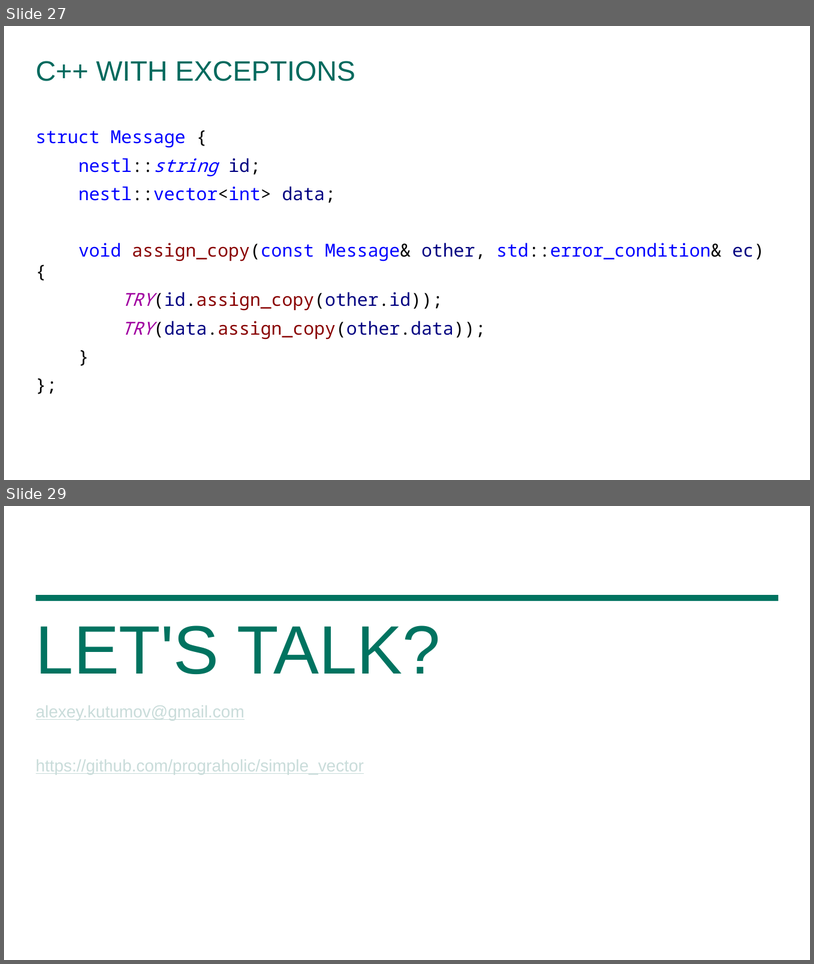
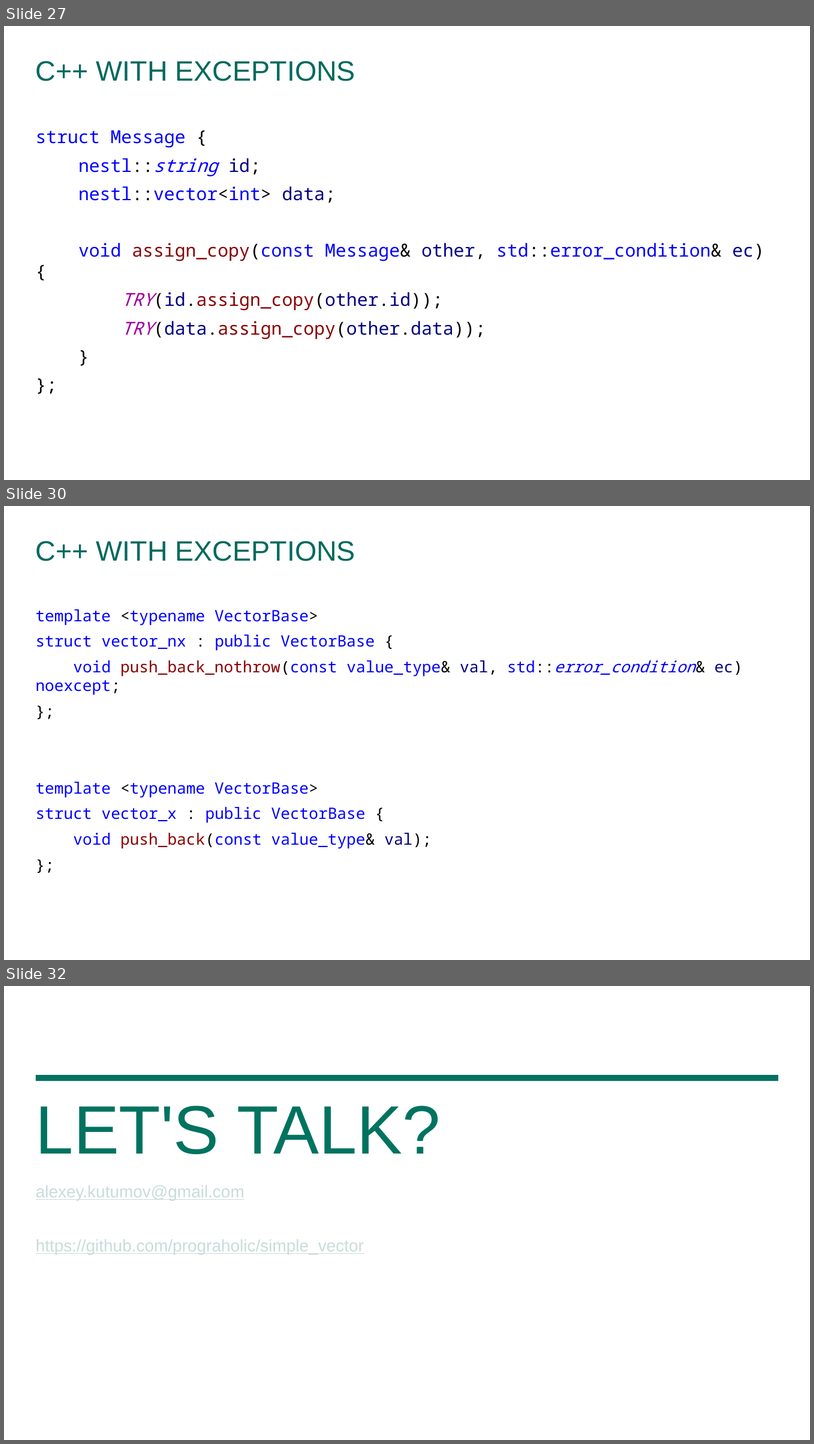
Before and after one commit to prograholic/prograholic.github.io, a slide deck: cpp_russia_2017_24_02_2017/24.02.2017_kutumov.pptx. Shown one above the other, each under a label of ours: slides 27 and 29 before the commit, slides 27, 30 and 32 after it; the slides between them are not shown. The pictures are 814x964 and 814x1444 pixels, drawn with LibreOffice and Linux fonts; fonts in the diff are those of the drawing; background and template pictures are left out. Boxes give left, top, right and bottom in pixels: in the first picture for what was removed or moved away, otherwise in the second. Text is boxed around its words. In the diff, an @@ line names an element or a change of style, - is before the commit and + after.

```diff
--- a/cpp_russia_2017_24_02_2017/24.02.2017_kutumov.pptx
+++ b/cpp_russia_2017_24_02_2017/24.02.2017_kutumov.pptx
@@ slide 30 added at <box>4,506,810,960</box>, background #FFFFFF @@
@@ title added at <box>36,541,356,561</box>, 25 pt, text #00695D @@
+C++ WITH EXCEPTIONS
@@ text added at <box>36,609,743,849</box>, 14 pt, text #0000FF @@
+template <typename VectorBase>
+struct vector_nx : public VectorBase {
+void push_back_nothrow(const value_type& val, std::error_condition& ec) noexcept;
+};
+template <typename VectorBase>
+struct vector_x : public VectorBase {
+void push_back(const value_type& val);
+};
@@ what was slide 29 is now slide 32 @@
```
Also in this commit, not shown: 4 slides changed, 2 other slides added, 2 slides removed.
